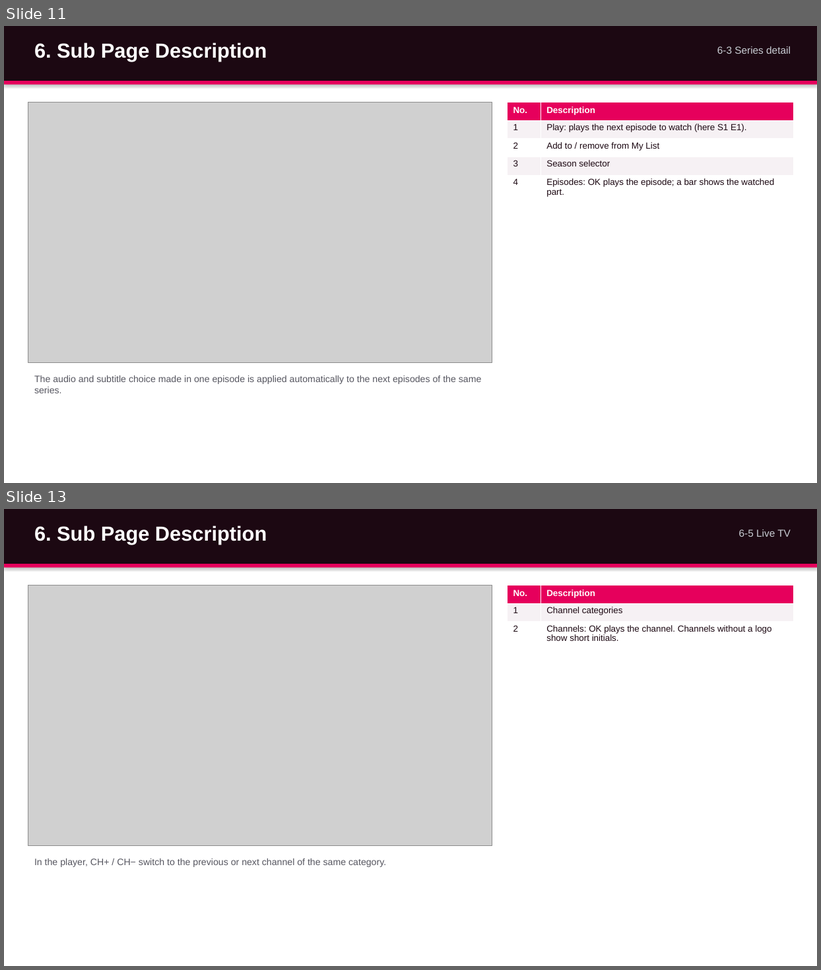
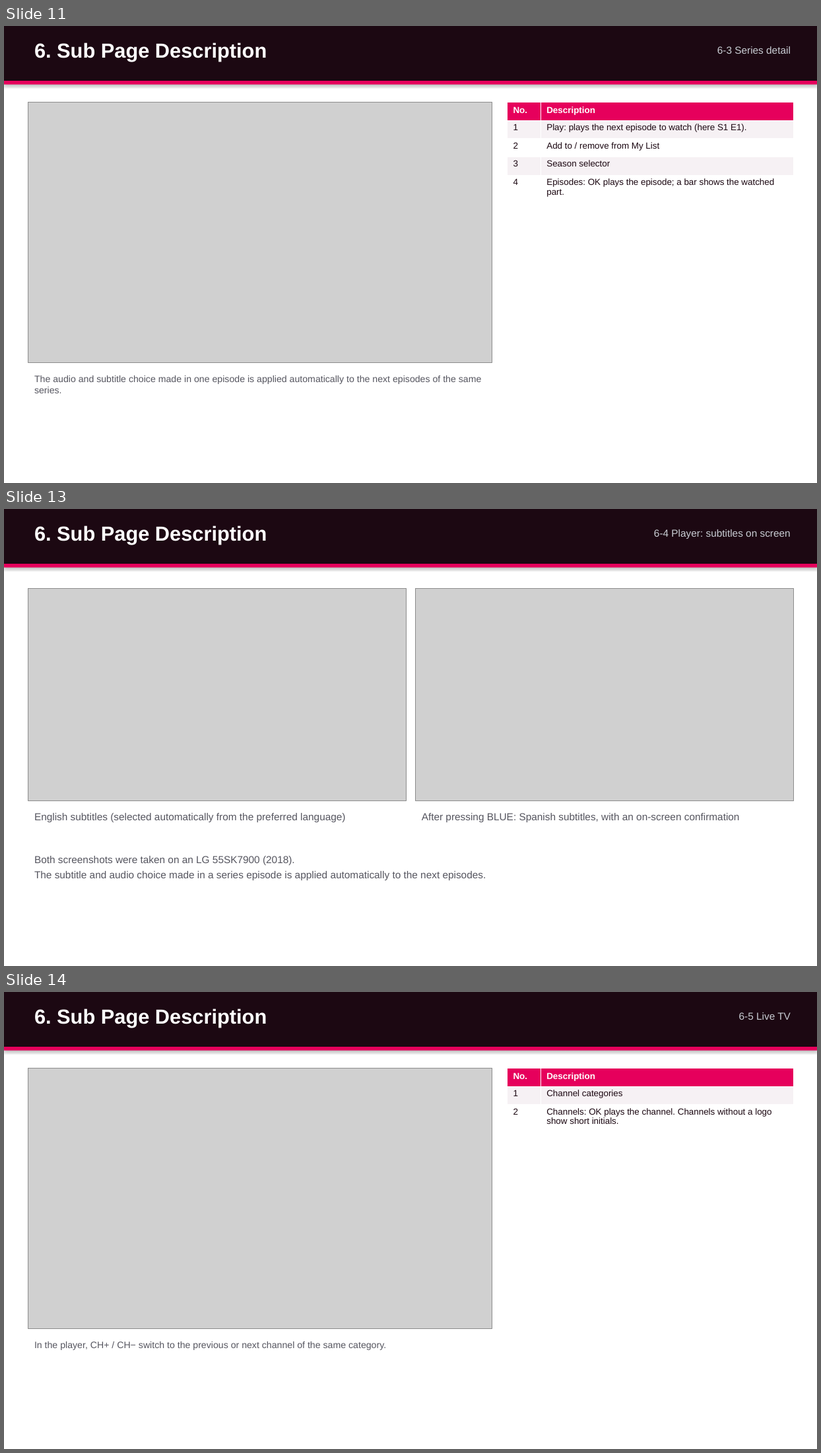
Before and after one commit to FTanBorn/velvo, a slide deck: store/ux_scenario_velvo.pptx. Shown one above the other, each under a label of ours: slides 11 and 13 before the commit, slides 11, 13 and 14 after it; the slides between them are not shown. The pictures are 821x970 and 821x1453 pixels, drawn with LibreOffice and Linux fonts; fonts in the diff are those of the drawing; grey boxes stand for pictures. Boxes give left, top, right and bottom in pixels: in the first picture for what was removed or moved away, otherwise in the second. Text is boxed around its words. In the diff, an @@ line names an element or a change of style, - is before the commit and + after.

```diff
--- a/store/ux_scenario_velvo.pptx
+++ b/store/ux_scenario_velvo.pptx
@@ slide 13 added at box(4, 509, 817, 966), background #FFFFFF @@
@@ rectangle added at box(4, 509, 817, 564), fill #1C0812 @@
@@ text added at box(34, 525, 267, 544), 24 pt, text #FFFFFF, bold @@
+6. Sub Page Description
@@ text added at box(654, 529, 791, 539), 12 pt, text #C9CDD4 @@
+6-4 Player: subtitles on screen
@@ rectangle added at box(4, 564, 817, 568), fill #E6005C @@
@@ picture added at box(28, 588, 407, 801) @@
@@ picture added at box(416, 588, 794, 801) @@
@@ text added at box(34, 813, 345, 823), 12 pt, text #55555F @@
+English subtitles (selected automatically from the preferred language)
@@ text added at box(422, 813, 740, 823), 12 pt, text #55555F @@
+After pressing BLUE: Spanish subtitles, with an on-screen confirmation
@@ text added at box(34, 856, 486, 881), 12 pt, text #55555F @@
+Both screenshots were taken on an LG 55SK7900 (2018).
+The subtitle and audio choice made in a series episode is applied automatically to the next episodes.
@@ what was slide 13 is now slide 14 @@
```
Also in this commit, not shown: 1 slide changed, 2 other files.
